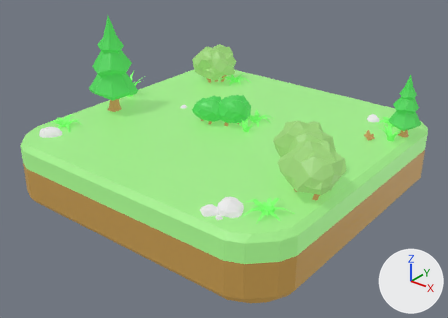
The COLLADA model Tori's Forest/Objects/STR_3D_gardenground.dae as it was, and as the next commit left it.
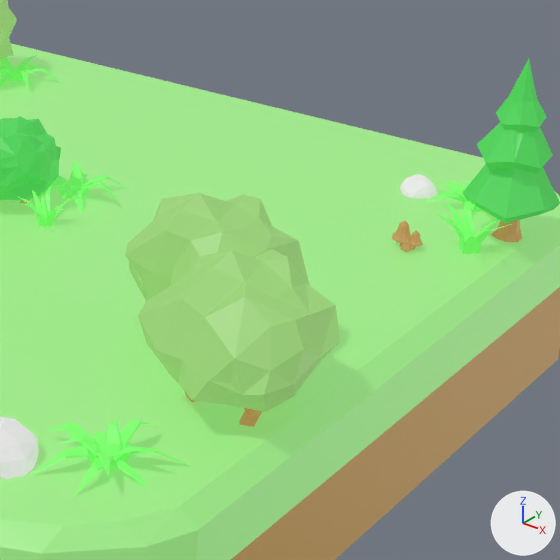
Old and new are each drawn whole from a camera (50 mm lens) standing at (11.95, -15.21, 9.15) and looking at (0.27, -0.62, 0.11) and again close up on the part from 51% to 94% of the width and 17% to 77% of the height. The lights are fixed; the arrows at lower right show +X, +Y and +Z. Where no turn or scale is listed for an object, it has been applied to the vertices.

The first close-up shows 'Bush_average', 'Bush_group_average', 'Bush_group_average.001', 'Cube', 'Grass_bush_high_01.002', 'Grass_bush_high_01.003', 'Grass_bush_low_01.003', 'Grass_bush_low_01.004', 'Grass_bush_low_01.005', 'Stone_average_01_mossy.002', 'Stone_group_average.001', 'Tree_Spruce_tiny_01.001'.
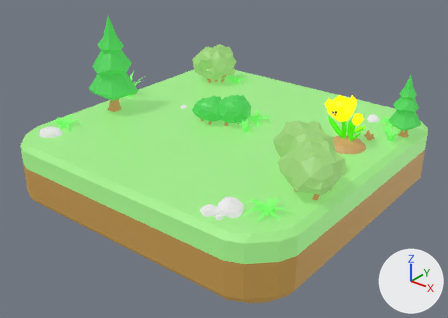
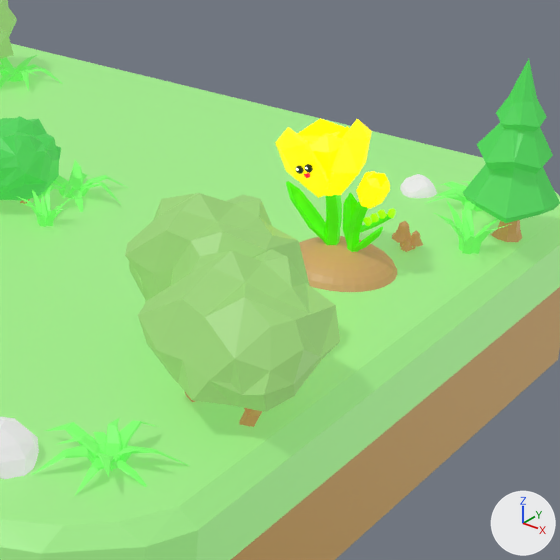
Location of each change, (x1, y1, x2, y2) in pixels of the close-ups (560 x 560 px):
'freesia_flower.004', added (yellow): after (275, 118, 372, 198)
'Sphere', added: after (299, 236, 397, 292)
'freesia_flower.006', added (yellow): after (356, 171, 390, 209)
'freesia_leaf.002', added (green): after (286, 181, 327, 243)
'Cylinder.002', added (green): after (324, 195, 342, 245)
'Cylinder', added (green): after (347, 201, 368, 252)
'freesia_leaf.003', added: after (343, 192, 358, 248)
'freesia_leaf.004', added: after (353, 226, 383, 251)
'Cylinder.003', added: after (360, 214, 391, 233)
'Cylinder.001', added: after (295, 164, 313, 174)
'freesia_nf.004', added: after (387, 208, 396, 218)
'freesia_nf.003', added: after (377, 210, 387, 219)
'freesia_nf.002', added: after (370, 213, 379, 222)
'freesia_nf.001', added: after (363, 217, 372, 226)

What changed in the scene script:
```text
Add ob_cylinder:
    ob_cylinder = bpy.data.objects.new('Cylinder', me_cylinder_004)  # 30 vertices, 56 faces; spans x 3.946..4.156, y 0.961..1.089, z 1.226..1.879; in mat_green (green #45d300)
    ob_cylinder.location = (0.0, 0.0, 0.0)
Add ob_cylinder_003:
    ob_cylinder_003 = bpy.data.objects.new('Cylinder.003', me_cylinder_023)  # 25 vertices, 46 faces; spans x 3.973..4.286, y 0.998..1.305, z 1.445..1.666; in mat_green (green #45d300)
    ob_cylinder_003.location = (0.0, 0.0, 0.0)
Add ob_freesia_flower_006:
    ob_freesia_flower_006 = bpy.data.objects.new('freesia_flower.006', me_cylinder_025)  # 80 vertices, 144 faces; spans x 3.998..4.352, y 0.866..1.182, z 1.781..2.199; in mat_yellow (yellow #ffee00)
    ob_freesia_flower_006.location = (0.0, 0.0, 0.0)
Add ob_freesia_leaf_003:
    ob_freesia_leaf_003 = bpy.data.objects.new('freesia_leaf.003', me_cylinder_028)  # 20 vertices, 36 faces; spans x 3.727..4.043, y 0.981..1.361, z 1.264..1.764; in mat_green (green #45d300)
    ob_freesia_leaf_003.location = (0.0, 0.0, 0.0)
Add ob_freesia_leaf_004:
    ob_freesia_leaf_004 = bpy.data.objects.new('freesia_leaf.004', me_cylinder_029)  # 20 vertices, 36 faces; spans x 3.985..4.339, y 0.946..1.07, z 1.244..1.638; in mat_green (green #45d300)
    ob_freesia_leaf_004.location = (0.0, 0.0, 0.0)
Add ob_freesia_nf_001:
    ob_freesia_nf_001 = bpy.data.objects.new('freesia_nf.001', me_icosphere_011)  # 12 vertices, 20 faces; spans x 4.0483..4.1434, y 1.0669..1.1648, z 1.5411..1.6398; in mat_gradient_green (green #a1ff00)
    ob_freesia_nf_001.location = (0.0, 0.0, 0.0)
Add ob_freesia_nf_002:
    ob_freesia_nf_002 = bpy.data.objects.new('freesia_nf.002', me_icosphere_010)  # 12 vertices, 20 faces; spans x 4.1014..4.1965, y 1.1112..1.209, z 1.5796..1.6783; in mat_gradient_green (green #a1ff00)
    ob_freesia_nf_002.location = (0.0, 0.0, 0.0)
Add ob_freesia_nf_003:
    ob_freesia_nf_003 = bpy.data.objects.new('freesia_nf.003', me_icosphere_009)  # 12 vertices, 20 faces; spans x 4.1556..4.2507, y 1.1625..1.2604, z 1.6191..1.7179; in mat_gradient_green (green #a1ff00)
    ob_freesia_nf_003.location = (0.0, 0.0, 0.0)
Add ob_freesia_nf_004:
    ob_freesia_nf_004 = bpy.data.objects.new('freesia_nf.004', me_icosphere_008)  # 12 vertices, 20 faces; spans x 4.234..4.3087, y 1.2439..1.3406, z 1.6158..1.7208; in mat_gradient_green (green #a1ff00)
    ob_freesia_nf_004.location = (0.0, 0.0, 0.0)
Add ob_cylinder_001:
    ob_cylinder_001 = bpy.data.objects.new('Cylinder.001', me_cylinder_032)  # 96 vertices, 176 faces; spans x 3.494..3.7, y 0.519..0.593, z 2.158..2.3; in mat_material_007 (black #000000), mat_white (white #f9fff4)
    ob_cylinder_001.location = (0.0, 0.0, 0.0)
Add ob_cylinder_002:
    ob_cylinder_002 = bpy.data.objects.new('Cylinder.002', me_cylinder_022)  # 30 vertices, 56 faces; spans x 3.638..3.822, y 0.821..1.104, z 1.203..2.076; in mat_green (green #45d300)
    ob_cylinder_002.location = (0.0, 0.0, 0.0)
Add ob_freesia_flower_004:
    ob_freesia_flower_004 = bpy.data.objects.new('freesia_flower.004', me_cylinder_024)  # 120 vertices, 216 faces; spans x 3.116..4.065, y 0.512..1.5, z 1.814..2.706; in mat_yellow (yellow #ffee00)
    ob_freesia_flower_004.location = (0.0, 0.0, 0.0)
Add ob_freesia_leaf_002:
    ob_freesia_leaf_002 = bpy.data.objects.new('freesia_leaf.002', me_cylinder_027)  # 20 vertices, 36 faces; spans x 3.197..3.776, y 0.85..1.126, z 1.227..1.886; in mat_green (green #45d300)
    ob_freesia_leaf_002.location = (0.0, 0.0, 0.0)
Add ob_sphere:
    ob_sphere = bpy.data.objects.new('Sphere', me_sphere)  # 257 vertices, 510 faces; spans x 3.208..4.483, y 0.391..1.666, z 0.954..1.284; in mat_brown (brown #a38150)
    ob_sphere.location = (0.0, 0.0, 0.0)
```
